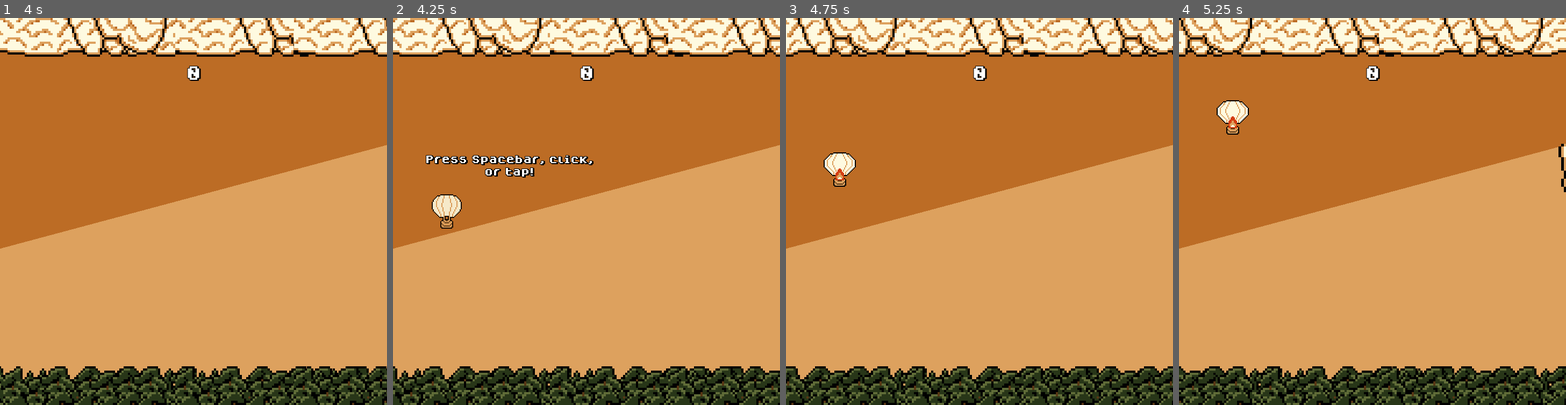
Above: before the commit, frames 1-4 (left to right).
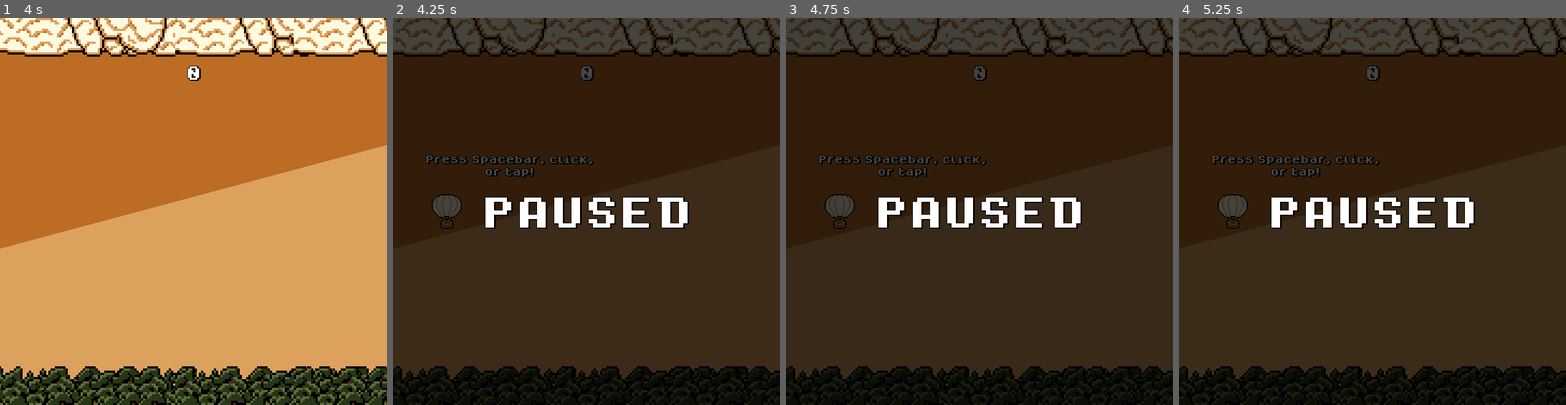
Above: after the commit, the same moments.

Repository: where-fore/flappy
Game: Godot game, scene res://scenes/main.tscn
The game is run twice, just before and just after one commit, with the same random seed, the same clock (stepped at 60 frames per second) and the same inputs.
Inputs (mouse positions are in pixels of both pictures, inside the frame that each line leads up to):
- Up to frame 1 (4 s): tap Space at 0.5 s; move the mouse to (278, 192) at 0.52 s; click (278, 192) at 0.77 s; click (278, 192) at 1.07 s; move the mouse to (116, 230) at 1.27 s; click (116, 230) at 1.52 s; click (116, 230) at 1.82 s; move the mouse to (232, 126) at 2.02 s; move the mouse to (174, 288) at 2.77 s; click (174, 288) at 3.02 s; click (174, 288) at 3.32 s; move the mouse to (309, 269) at 3.52 s; click (309, 269) at 3.77 s
- Up to frame 2 (4.25 s): click (702, 269) at 4.07 s; tap Escape (pause, bound only after the commit) at 4.15 s
- Up to frame 3 (4.75 s): tap Space at 4.25 s; move the mouse to (863, 153) at 4.27 s; click (863, 153) at 4.52 s
- Up to frame 4 (5.25 s): click (1256, 153) at 4.82 s; tap Space at 5 s; move the mouse to (1391, 211) at 5.02 s

Frame 1 is identical in both runs. In frame 2, 97% of the frame differs, in the area x 0-100%, y 0-100%; in frame 3, 98%; in frame 4, 97%.

Commit message:
pause screen
with escape (no mobile implementation)

Diff:
--- a/project/project.godot
+++ b/project/project.godot
@@ -43,6 +43,11 @@
 , Object(InputEventKey,"resource_local_to_scene":false,"resource_name":"","device":-1,"window_id":0,"alt_pressed":false …(183 unchanged characters)…
 ]
 }
+pause={
+"deadzone": 0.2,
+"events": [Object(InputEventKey,"resource_local_to_scene":false,"resource_name":"","device":-1,"window_id":0,"alt_pressed":false,"shift_pressed":false,"ctrl_pressed":false,"meta_pressed":false,"pressed":false,"keycode":0,"physical_keycode":4194305,"key_label":0,"unicode":0,"location":0,"echo":false,"script":null)
+]
+}
 
 [layer_names]
 
--- a/project/scenes/main.tscn
+++ b/project/scenes/main.tscn
@@ -7,6 +7,7 @@
 [ext_resource type="PackedScene" uid="uid://cjjejticdelx" path="res://scenes/hud.tscn" id="6_tefeu"]
 [ext_resource type="PackedScene" uid="uid://k5xrhuohxc7e" path="res://scenes/wall_container.tscn" id="7_o6xl0"]
 [ext_resource type="PackedScene" uid="uid://cjvktn8bbjl0l" path="res://scenes/wall_piece_top.tscn" id="8_85g3d"]
+[ext_resource type="PackedScene" uid="uid://c54ds55vhcyx0" path="res://scenes/pause_screen.tscn" id="9_85g3d"]
 [ext_resource type="PackedScene" uid="uid://h1s2pxjes2ox" path="res://scenes/wall_piece_bottom.tscn" id="9_choun"]
 
 [node name="Main" type="Node2D"]
@@ -62,6 +63,8 @@
 top_wall_scene = ExtResource("8_85g3d")
 bottom_wall_scene = ExtResource("9_choun")
 
+[node name="Pause Screen" parent="." instance=ExtResource("9_85g3d")]
+
 [connection signal="player_died" from="." to="Obstacle Spawner" method="_on_main_player_died"]
 [connection signal="player_died" from="." to="HUD" method="_on_main_player_died"]
 [connection signal="player_scored" from="." to="HUD" method="_on_main_player_scored"]
--- /dev/null
+++ b/project/scenes/pause_screen.tscn
@@ -0,0 +1,36 @@
+[gd_scene load_steps=2 format=3 uid="uid://c54ds55vhcyx0"]
+
+[ext_resource type="Script" uid="uid://c6ujdkmroqwkk" path="res://scripts/pause_screen.gd" id="1_gchx3"]
+
+[node name="Pause Screen" type="CanvasLayer"]
+process_mode = 3
+script = ExtResource("1_gchx3")
+
+[node name="Control" type="Control" parent="."]
+layout_mode = 3
+anchors_preset = 15
+anchor_right = 1.0
+anchor_bottom = 1.0
+grow_horizontal = 2
+grow_vertical = 2
+
+[node name="ColorRect" type="ColorRect" parent="Control"]
+layout_mode = 1
+anchors_preset = 15
+anchor_right = 1.0
+anchor_bottom = 1.0
+grow_horizontal = 2
+grow_vertical = 2
+color = Color(0, 0, 0, 0.39215687)
+
+[node name="Label" type="Label" parent="Control"]
+layout_mode = 1
+anchors_preset = 15
+anchor_right = 1.0
+anchor_bottom = 1.0
+grow_horizontal = 2
+grow_vertical = 2
+theme_override_font_sizes/font_size = 64
+text = "PAUSED"
+horizontal_alignment = 1
+vertical_alignment = 1
--- /dev/null
+++ b/project/scripts/pause_screen.gd
@@ -0,0 +1,60 @@
+extends CanvasLayer
+
+var input_cooldown = 0.01
+var input_cooldown_remaining = 0
+var fade_tween = null
+@onready var fade_rect = $"Control/ColorRect"
+@onready var label = $"Control/Label"
+
+# Called when the node enters the scene tree for the first time.
+func _ready() -> void:
+	visible = false
+
+
+# Called every frame. 'delta' is the elapsed time since the previous frame.
+func _process(delta: float) -> void:
+	if input_cooldown_remaining <= 0:
+		if Input.is_action_just_pressed("pause"):
+			if not visible: #pause
+				get_tree().paused = true
+				visible = true
+
+				#quick fade in
+				#fade_rect.color = Color(0,0,0,0.3)
+				fade_tween = create_tween()
+				fade_tween.set_trans(Tween.TRANS_EXPO)
+				fade_tween.set_ease(Tween.EASE_OUT)
+				fade_tween.tween_property(fade_rect, "color", Color(0,0,0,0.75), 0.2)
+				await fade_tween.finished
+				#pulse
+				fade_tween = create_tween()
+				fade_tween.set_trans(Tween.TRANS_LINEAR)
+				fade_tween.tween_property(fade_rect, "color", Color(0,0,0,0.65), 5)
+				fade_tween.tween_property(fade_rect, "color", Color(0,0,0,0.75), 5)
+				fade_tween.set_loops() #infinite
+				#reset input cooldown
+				input_cooldown_remaining = input_cooldown
+
+			elif visible: #unpause
+				fade_tween.stop()
+
+				#text fadeout
+				var label_tween = create_tween()
+				label_tween.set_trans(Tween.TRANS_EXPO)
+				label_tween.set_ease(Tween.EASE_OUT)
+				label_tween.tween_property(label, "modulate", Color(0,0,0,0), 0.25)
+
+				#quick fadeout
+				fade_tween = create_tween()
+				fade_tween.set_trans(Tween.TRANS_LINEAR)
+				fade_tween.tween_property(fade_rect, "color", Color(0,0,0,0), 0.25)
+				await fade_tween.finished
+				fade_tween.kill()
+				fade_tween = null
+				visible = false
+				label.modulate = Color(1,1,1,1)
+				#once the fade is done and player is ready
+				get_tree().paused = false
+				input_cooldown_remaining = input_cooldown
+
+	elif input_cooldown_remaining > 0: input_cooldown_remaining -= delta
Not shown: 1 places in project/scenes/main.tscn that only renumber resources
Not shown, added: project/scripts/pause_screen.gd.uid
Not shown, changed: jammin.txt
